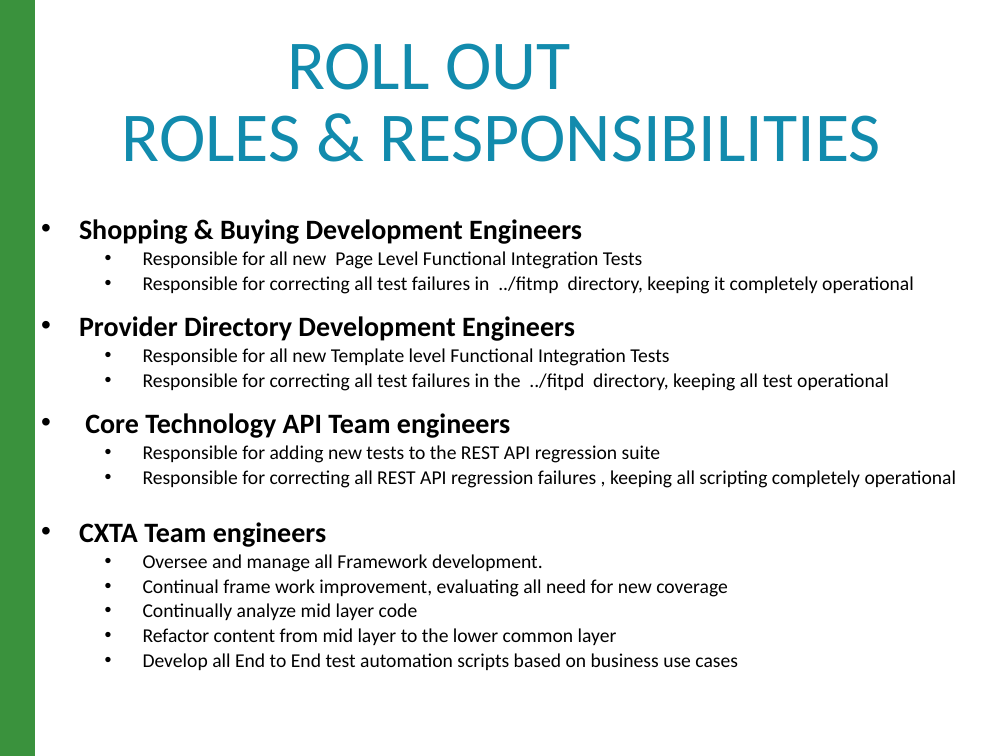
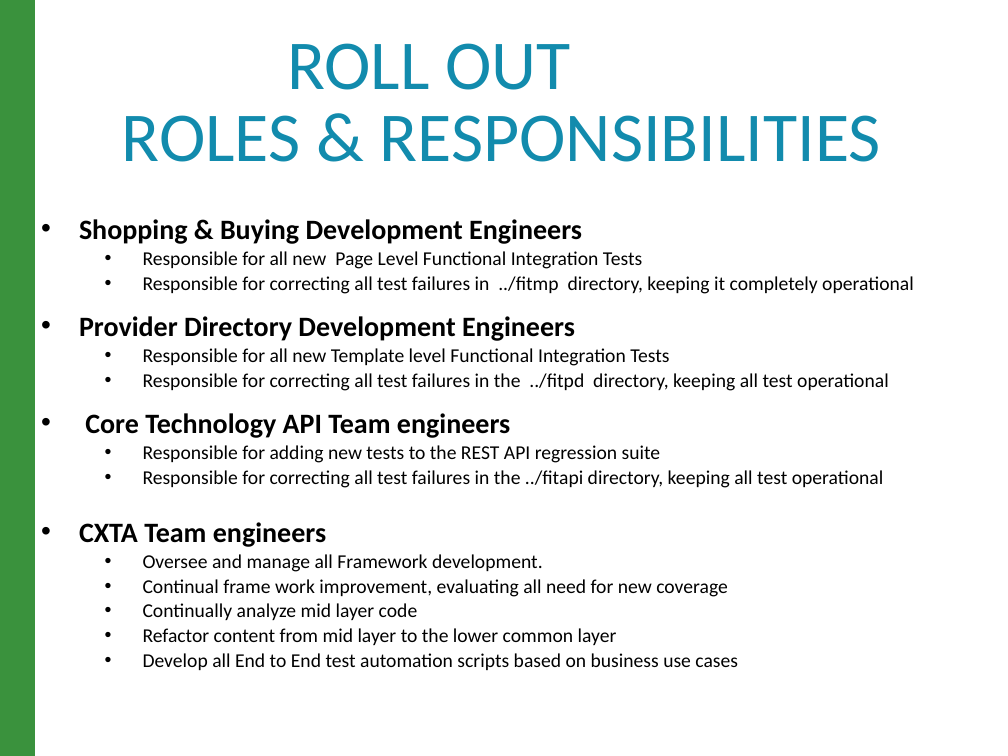
Before and after one commit to raghav9329/mainProf, a slide deck: slide 7 of CurrentWork_Delta/CX_StrategyPowerPoint.pptx. Drawn at 1008x756 pixels with LibreOffice and Linux fonts; fonts in the diff are those of the drawing. Boxes give left, top, right and bottom in pixels: in the first picture for what was removed or moved away, otherwise in the second. Text is boxed around its words. In the diff, an @@ line names an element or a change of style, - is before the commit and + after.

```diff
--- a/CurrentWork_Delta/CX_StrategyPowerPoint.pptx
+++ b/CurrentWork_Delta/CX_StrategyPowerPoint.pptx
@@ text at [143, 470, 884, 488]: text changed @@
-  • Responsible for correcting all REST API regression failures , keeping all scripting completely operational
+  • Responsible for correcting all test failures in the ../fitapi directory, keeping all test operational
```
Also in this commit, not shown: 5 other slides changed, 1 other file.
